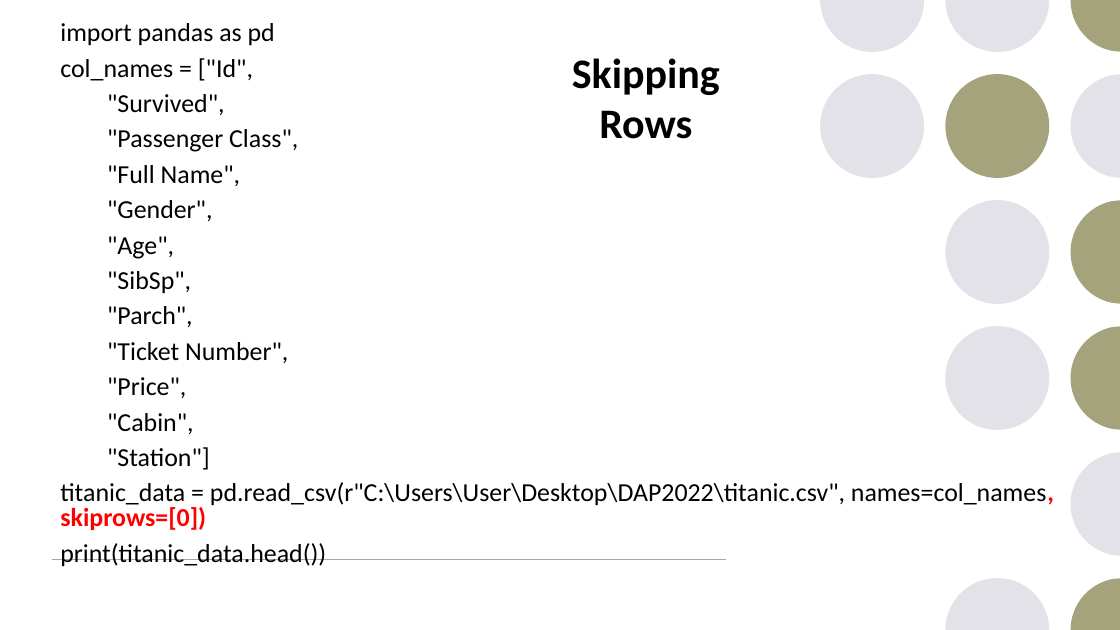
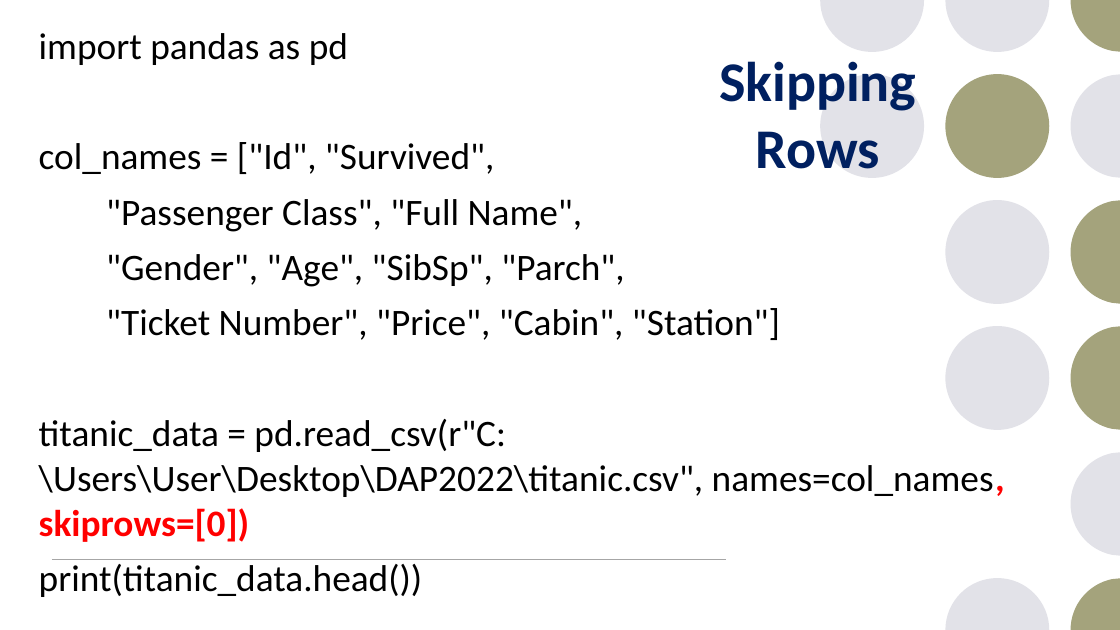
Before and after one commit to JohanBester/PythonResources, a slide deck: slide 59 of DAP_PowerPoints/week6-pandas.pptx (slide 60 before the commit). Drawn at 1120x630 pixels with LibreOffice and Linux fonts; fonts in the diff are those of the drawing. Boxes give left, top, right and bottom in pixels: in the first picture for what was removed or moved away, otherwise in the second. Text is boxed around its words. In the diff, an @@ line names an element or a change of style, - is before the commit and + after.

```diff
--- a/DAP_PowerPoints/week6-pandas.pptx
+++ b/DAP_PowerPoints/week6-pandas.pptx
@@ text "import pandas as pd": place and size @@
-text "import pandas as pd" at [60, 23, 1054, 567]
+text "import pandas as pd" at [39, 33, 1005, 597]
@@ title "Skipping Rows": place and size @@
-title "Skipping Rows" at [572, 58, 720, 139]
+title "Skipping Rows" at [719, 61, 916, 169]
@@ title "Skipping Rows" at [719, 61, 916, 169]: size 36 to 48 pt, text colour #000000 to #002060 @@
@@ text at [39, 33, 1005, 597]: size 22.2 to 32 pt in "import pandas as pd", "titanic_data = pd.read_csv(r"C:\Users\User\Desktop\DAP2022\t ...", "print(titanic_data.head())"; line spacing 0.8 to 1 @@
@@ text at [39, 142, 780, 340]: text changed; size 22.2 to 32 pt @@
-col_names = ["Id",
-"Survived",
-"Passenger Class",
-"Full Name",
-"Gender",
-"Age",
-"SibSp",
-"Parch",
-"Ticket Number",
-"Price",
-"Cabin",
-"Station"]
+col_names = ["Id", "Survived",
+"Passenger Class", "Full Name",
+"Gender", "Age", "SibSp", "Parch",
+"Ticket Number", "Price", "Cabin", "Station"]
```
Also in this commit, not shown: 63 other slides changed, 2 slides removed, 17 other files.
